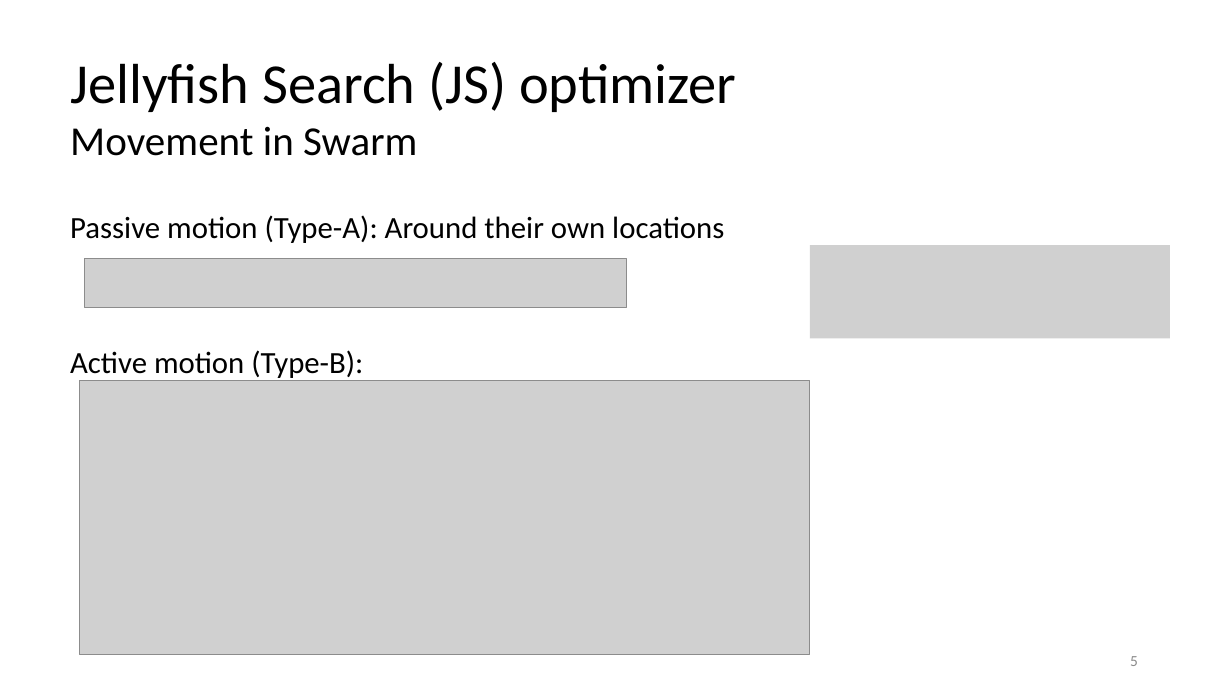
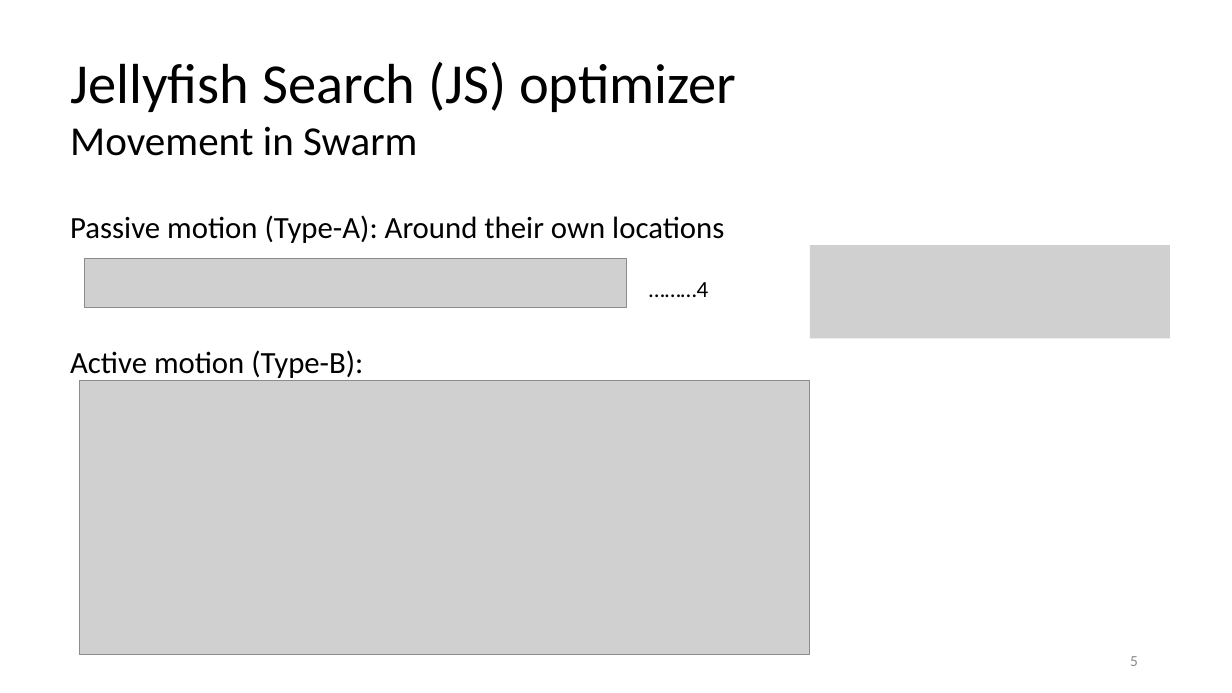
Before and after one commit to Mahadi-Ahammed/pptshare, a slide deck: slide 5 of Jellyfish.pptx. Drawn at 1232x693 pixels with LibreOffice and Linux fonts; fonts in the diff are those of the drawing; grey boxes stand for pictures. Boxes give left, top, right and bottom in pixels: in the first picture for what was removed or moved away, otherwise in the second. Text is boxed around its words. In the diff, an @@ line names an element or a change of style, - is before the commit and + after.

```diff
--- a/Jellyfish.pptx
+++ b/Jellyfish.pptx
@@ text added at box(649, 282, 709, 297), 18 pt, text #000000 @@
+………4
```
Also in this commit, not shown: 4 other slides changed.
